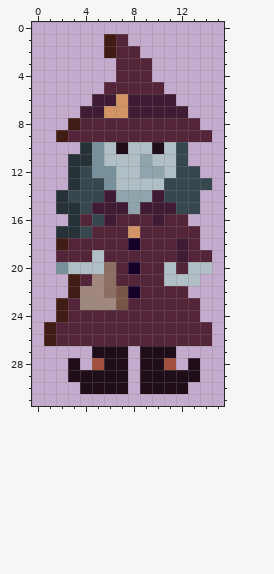
File history of a pixel-art sprite, assets/witch/right.png. The picture above is the old version.
The file is 16x32 pixels.
Once edited:
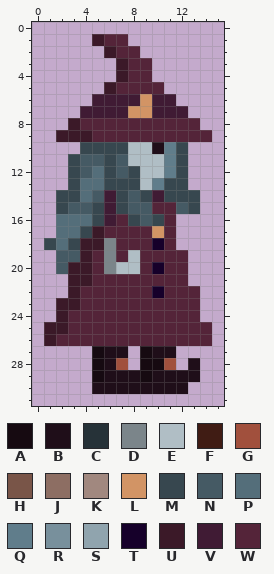
Palette (. is transparent): A #160a11  B #1f0e19  C #263238  D #7b858a  E #b0bec5  F #401c14  G #a1503d  H #795548  J #8d6e63  K #a1887f  L #d29465  M #37474f  N #455a64  P #546e7a  Q #607d8b  R #78909c  S #90a4ae  T #16002a  U #3b1928  V #401b34  W #542439
Edits made:
Changed rows in their new state; - is an unchanged pixel.
first column x 1:
 1 ----UW--------
 2 -----U--------
 3 ------U-------
 4 ------U-------
 5 -----U--------
 6 ------V-L-----
 7 -----VVLL-----
 8 --U-----------
 9 -UUU----------
10 ---MMMM---Q---
11 --MNNMN-E-Q---
12 --MNPMNMEEQ-.-
13 --MPPMMM-Q--..
14 -M-PN-MNM-----
15 -MNNM-MNNWWN--
16 -PPP---MNM-.--
17 -PP-U--W-L-..-
18 MPMUUD-W-T-..-
19 -NNUWD-E---W..
20 -NUUWDEE-TW-..
21 --UUWW----WW.-
22 --UWWWWW-T--W-
23 -UUWWWW-------
24 -U------------
25 UU------------
26 U-------------
27 ----A---A-----
28 --.-A-G-AA----
29 --..A--BA-----
30 ---.---B------
